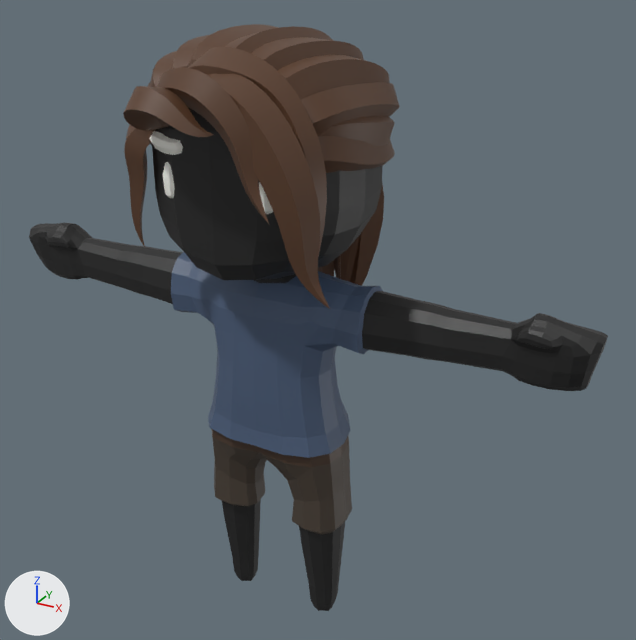
What one commit did to the glTF model src/assets/models/character-casual-female.glb.
One viewpoint serves both versions: a 50 mm camera at (2.17, -3.5, 3.56) aimed at (0.16, 0.16, 1.73). Arrows for +X, +Y and +Z are at lower left; the lights stay in place. The picture after the commit comes second.

Objects in the first picture: 'Body'.
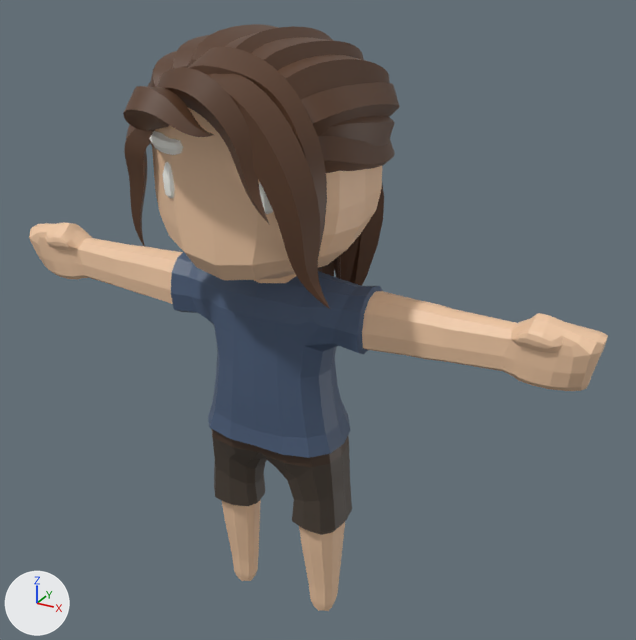
Where the change shows, as pixel boxes [x1, y1, x2, y2] in the pictures (636 x 640 px):
'Body', recoloured (black to beige)
    both: [29, 105, 608, 611]

Diff of the bpy script that builds the scene:
```diff
--- a/src/assets/models/character-casual-female.glb.py
+++ b/src/assets/models/character-casual-female.glb.py
@@ mat_skin @@
 mat_skin = principled_material('Skin')
-mat_skin.base_color = (0.0134, 0.0134, 0.0134)  # black #1f1f1f
+mat_skin.base_color = (0.88, 0.584, 0.376)  # beige #f1c9a5
```
